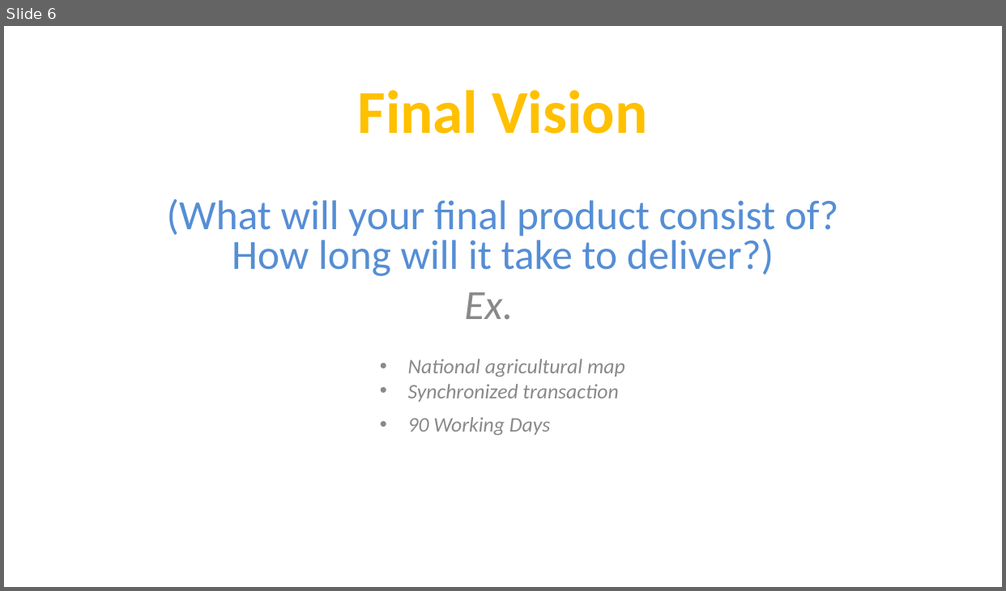
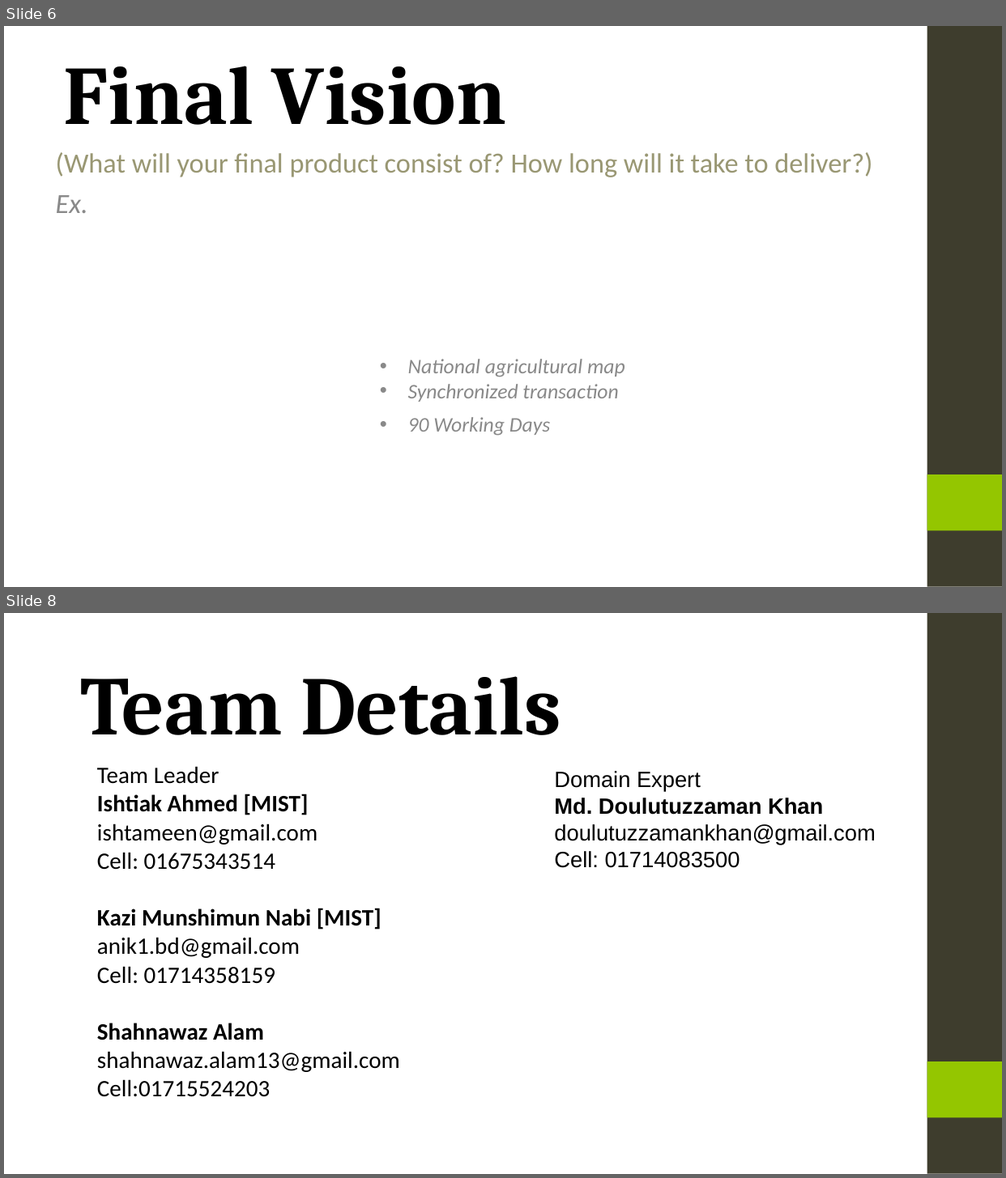
Before and after one commit to ServiceInnovationCamp/Group23, a slide deck: Team 23.ppt. Shown one above the other, each under a label of ours: slide 6 before the commit, slides 6 and 8 after it; the slides between them are not shown. The pictures are 1006x591 and 1006x1178 pixels, drawn with LibreOffice and Linux fonts; fonts in the diff are those of the drawing; background and template pictures are left out. Boxes give left, top, right and bottom in pixels: in the first picture for what was removed or moved away, otherwise in the second. Text is boxed around its words. In the diff, an @@ line names an element or a change of style, - is before the commit and + after.

```diff
--- a/Team 23.ppt
+++ b/Team 23.ppt
@@ slide 8 added at [4, 613, 1002, 1174], background picture (left out); not listed: 2 template elements that a slide beside it also shows @@
@@ title added at [80, 676, 560, 735], 60 pt, text #000000, bold @@
+Team Details
@@ subtitle added at [97, 766, 400, 1097], 17 pt, text #000000 @@
+Team Leader
+Ishtiak Ahmed [MIST]
+ishtameen@gmail.com
+Cell: 01675343514
+Kazi Munshimun Nabi [MIST]
+anik1.bd@gmail.com
+Cell: 01714358159
+Shahnawaz Alam
+shahnawaz.alam13@gmail.com
+Cell:01715524203
@@ text added at [554, 771, 875, 868], 16 pt, text #000000 @@
+Domain Expert
+Md. Doulutuzzaman Khan
+doulutuzzamankhan@gmail.com
+Cell: 01714083500
@@ slide 6 changed as well @@
@@ title "Final Vision": place and size @@
-title "Final Vision" at [358, 90, 647, 134]
+title "Final Vision" at [64, 66, 506, 125]
@@ title "Final Vision" at [64, 66, 506, 125]: size 44 to 60 pt, font Calibri to Cambria, text colour #FFC000 to #000000; alignment centre to left; vertical alignment middle to bottom @@
@@ rectangle added at [927, 26, 1002, 587], fill #3E3D2D @@
@@ subtitle "(What will your final product ...": place and size @@
-subtitle "(What will your final product ..." at [167, 199, 838, 319]
+subtitle "(What will your final product ..." at [56, 152, 872, 213]
@@ subtitle "(What will your final product ..." at [56, 152, 872, 213]: size 30 to 20 pt, text colour #558ED5 to #999773; alignment centre to left; line spacing 0.8 to 1; less space between paragraphs @@
@@ rectangle added at [927, 475, 1002, 531], fill #94C600 @@
```
Also in this commit, not shown: 3 other slides changed, 3 other slides added, 4 slides removed.
